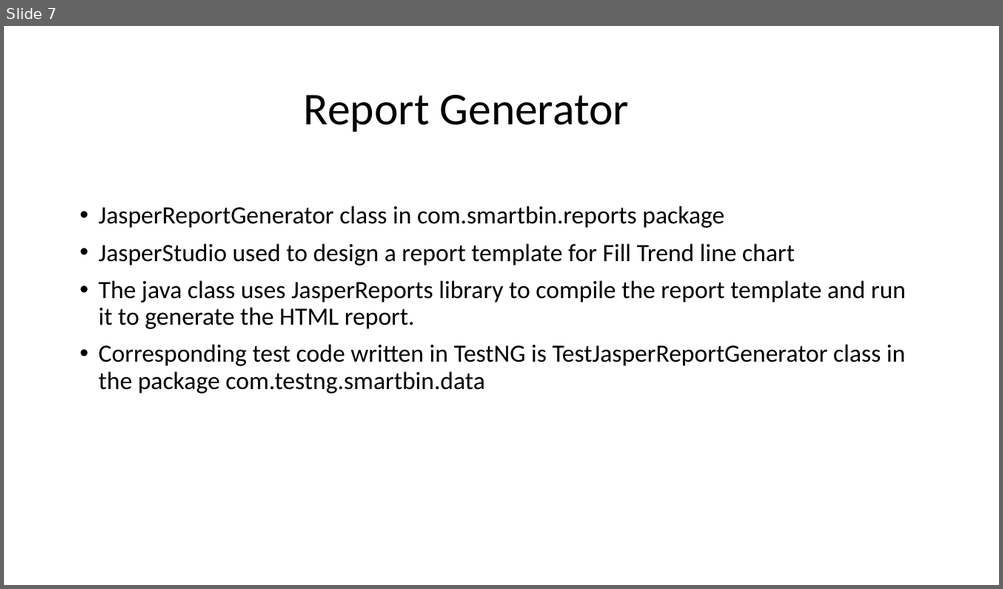
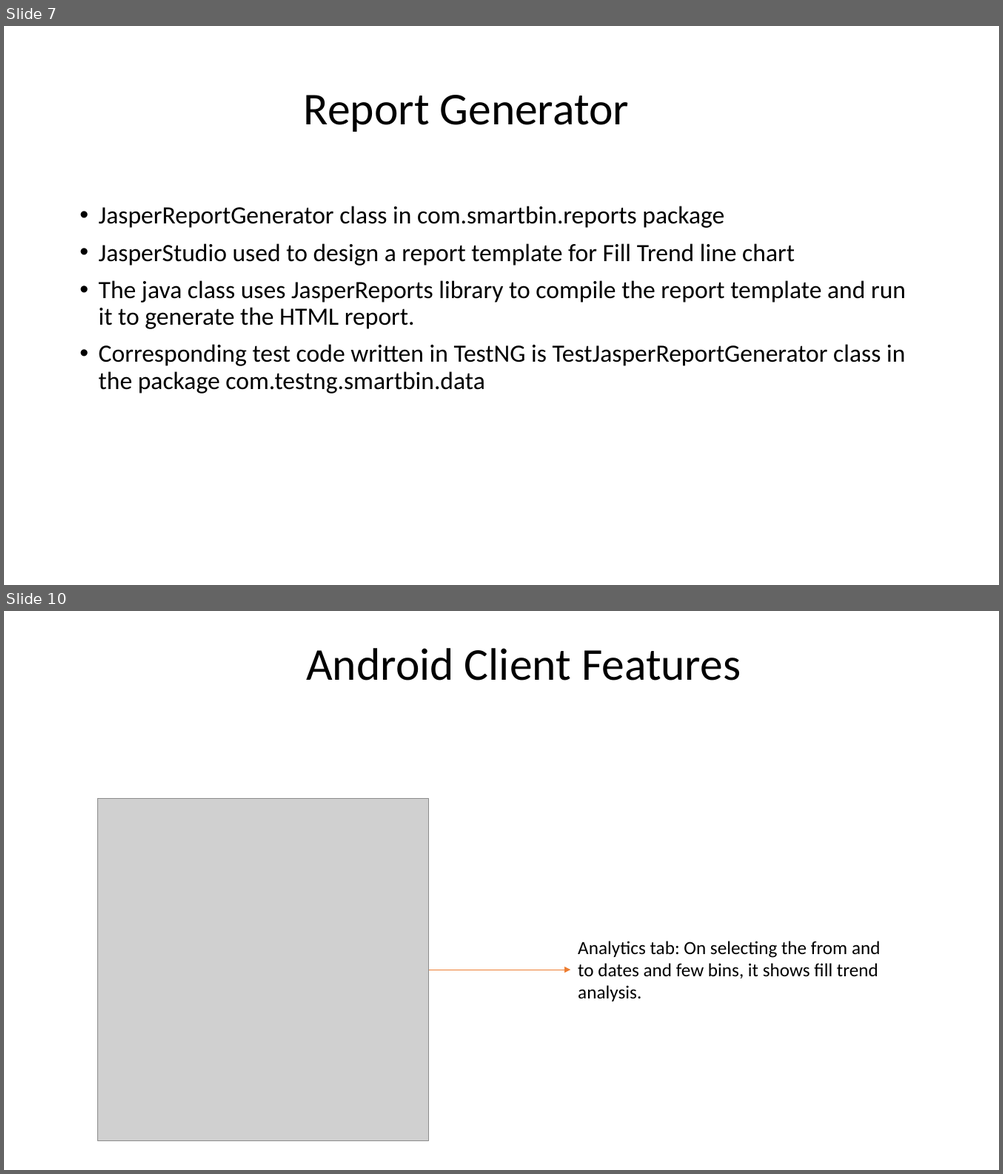
Before and after one commit to SandhyaChunduri/SuperSeven_SmartBin, a slide deck: Documents/ProjectPresentation.pptx. Shown one above the other, each under a label of ours: slide 7 before the commit, slides 7 and 10 after it; the slides between them are not shown. The pictures are 1003x589 and 1003x1174 pixels, drawn with LibreOffice and Linux fonts; fonts in the diff are those of the drawing; grey boxes stand for pictures. Boxes give left, top, right and bottom in pixels: in the first picture for what was removed or moved away, otherwise in the second. Text is boxed around its words. In the diff, an @@ line names an element or a change of style, - is before the commit and + after.

Commit message:
Android Client changes
Added few slides with android client features

```diff
--- a/Documents/ProjectPresentation.pptx
+++ b/Documents/ProjectPresentation.pptx
@@ slide 10 added at <box>4,611,999,1170</box>, background #FFFFFF @@
@@ title added at <box>306,648,740,681</box>, 44 pt, text #000000 @@
+Android Client Features
@@ picture added at <box>98,799,429,1142</box> @@
@@ text added at <box>578,941,880,1002</box>, 18 pt, text #000000 @@
+Analytics tab: On selecting the from and to dates and few bins, it shows fill trend analysis.
@@ arrow added from (429, 970) to (570, 970), #ED7D31 0.5 pt @@
```
Also in this commit, not shown: 2 other slides added.
